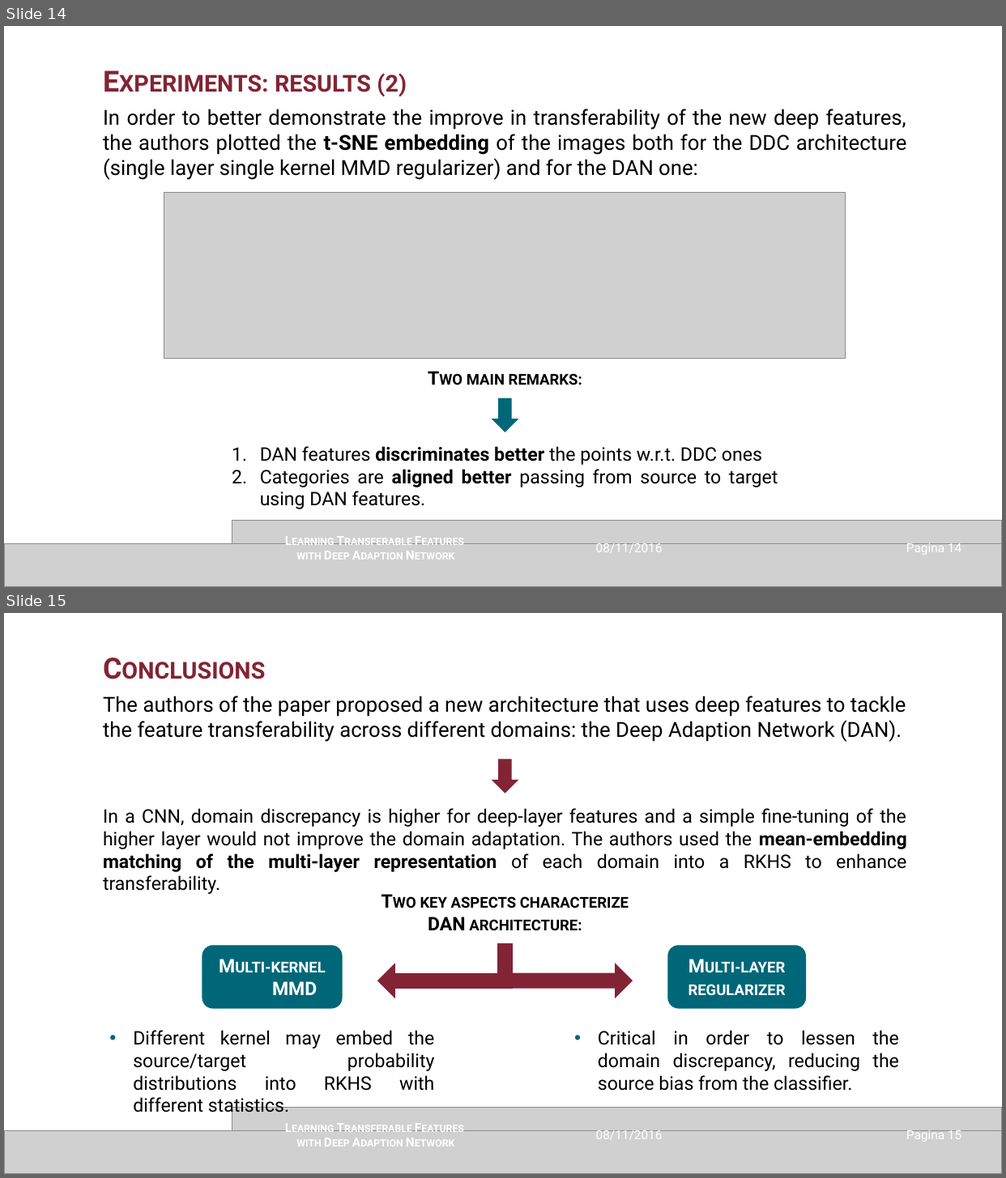
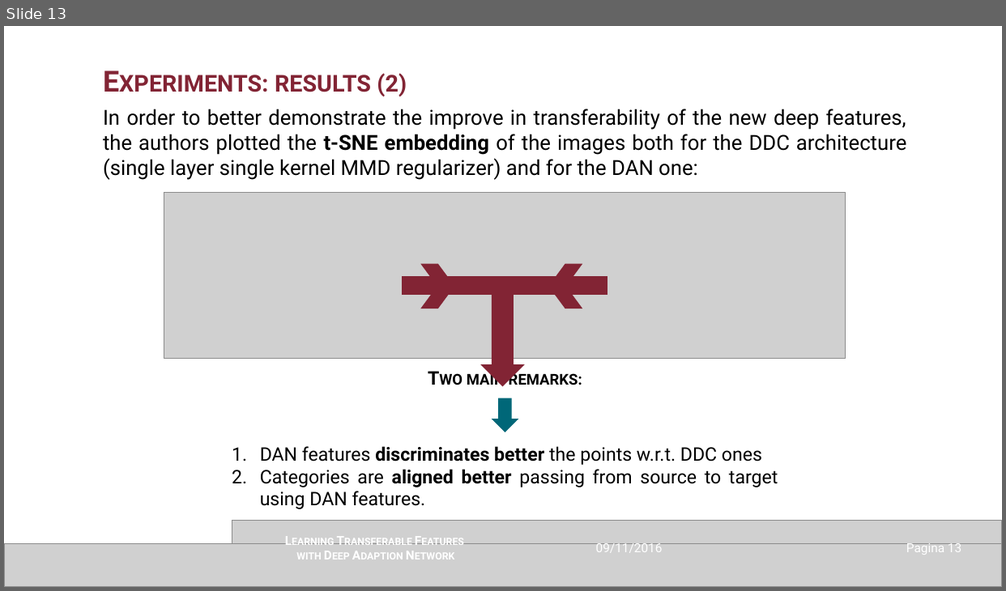
Before and after one commit to GianMassimiani/MEDROB2_VREP, a slide deck: 3_PPT/Presentazione_v1.0_IRVIN.pptx. Shown one above the other, each under a label of ours: slides 14 and 15 before the commit, slide 13 after it. The pictures are 1006x1178 and 1006x591 pixels, drawn with LibreOffice and Linux fonts; fonts in the diff are those of the drawing; grey boxes stand for pictures. Boxes give left, top, right and bottom in pixels: in the first picture for what was removed or moved away, otherwise in the second. Text is boxed around its words. In the diff, an @@ line names an element or a change of style, - is before the commit and + after.

```diff
--- a/3_PPT/Presentazione_v1.0_IRVIN.pptx
+++ b/3_PPT/Presentazione_v1.0_IRVIN.pptx
@@ slide 15 removed at [4, 613, 1002, 1174], background #FFFFFF @@
@@ text removed at [96, 646, 915, 688] @@
-Conclusions
@@ text removed at [103, 696, 906, 742] @@
-The authors of the paper proposed a new architecture that uses deep features to tackle the feature transferability across different domains: the Deep Adaption Network (DAN).
@@ down arrow removed at [493, 760, 518, 793] @@
@@ text removed at [103, 808, 907, 872] @@
-In a CNN, domain discrepancy is higher for deep-layer features and a simple fine-tuning of the higher layer would not improve the domain adaptation. The authors used the mean-embedding matching of the multi-layer representation of each domain into a RKHS to enhance transferability.
@@ text removed at [420, 897, 629, 931] @@
-Two key aspects characterize DAN architecture:
@@ rounded rectangle removed at [202, 946, 342, 1008] @@
-Multi-kernel MMD
@@ rectangle removed at [498, 944, 512, 976] @@
@@ rounded rectangle removed at [668, 946, 805, 1008] @@
-Multi-layer regularizer
@@ right arrow removed at [378, 965, 513, 998] @@
@@ right arrow removed at [498, 964, 632, 997] @@
@@ text removed at [133, 1030, 435, 1117] @@
-• Different kernel may embed the source/target probability distributions into RKHS with different statistics.
@@ text removed at [598, 1030, 899, 1091] @@
-• Critical in order to lessen the domain discrepancy, reducing the source bias from the classifier.
@@ picture removed at [232, 1108, 1002, 1131] @@
@@ picture removed at [4, 1131, 1002, 1174] @@
@@ text removed at [296, 1140, 322, 1147] @@
-Learning Transferable Features
-with Deep Adaption Network
@@ text removed at [596, 1131, 663, 1140] @@
-08/11/2016
@@ page number removed at [906, 1131, 961, 1142] @@
-Pagina 15
@@ what was slide 14 is now slide 13 @@
@@ slide 13 changed as well @@
@@ chevron added at [422, 265, 454, 308], fill #822434, outline #822434 1 pt @@
@@ chevron added at [549, 265, 582, 308], fill #822434, outline #822434 1 pt @@
@@ rectangle added at [403, 277, 608, 295], fill #822434, outline #822434 1 pt @@
@@ right arrow added at [482, 289, 523, 386], fill #822434, outline #822434 1 pt @@
@@ page number at [906, 544, 961, 555]: text changed @@
-Pagina 14
+Pagina 13
```
Also in this commit, not shown: 8 other slides changed, 3 slides added, 4 other slides removed, 8 other files.
